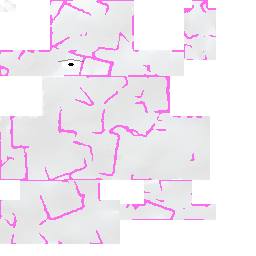
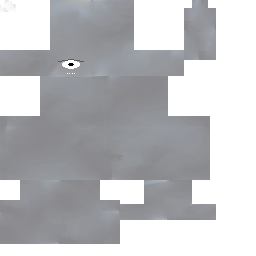
Layered file, before and after one edit (256px x 256px). Changes by layer:
moved "Tail" above "Leg", painted on it over (x1=0, y1=180, x2=120, y2=244)
painted on "Leg" over (x1=120, y1=180, x2=216, y2=220)
painted on "Arm" over (x1=184, y1=0, x2=216, y2=60)
painted on "Body" over (x1=0, y1=76, x2=210, y2=180)
painted on "Head" over (x1=0, y1=0, x2=184, y2=76)
